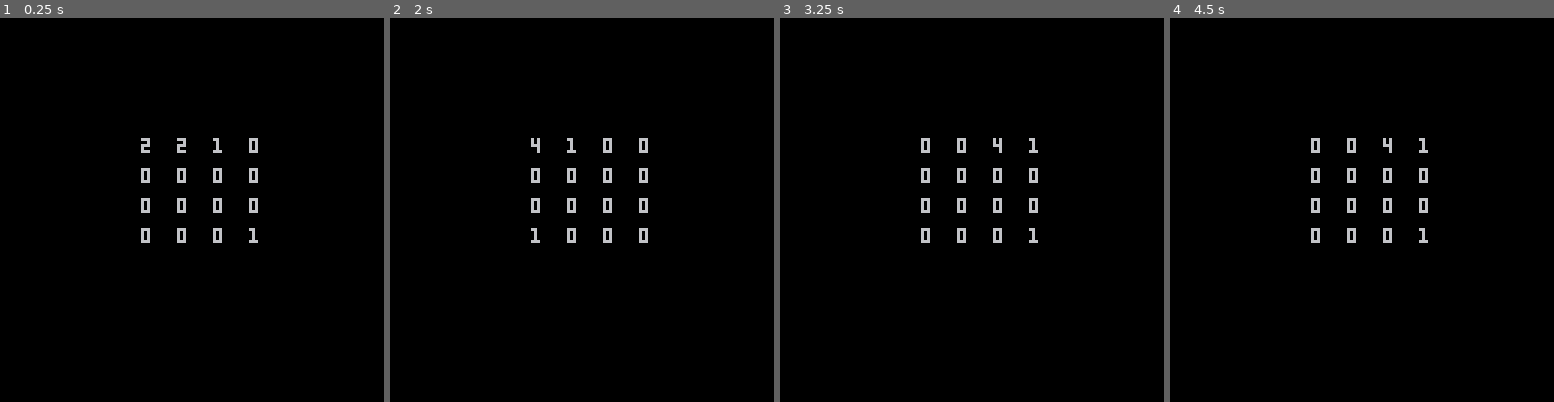
Above: before the commit, frames 1-4 (left to right).
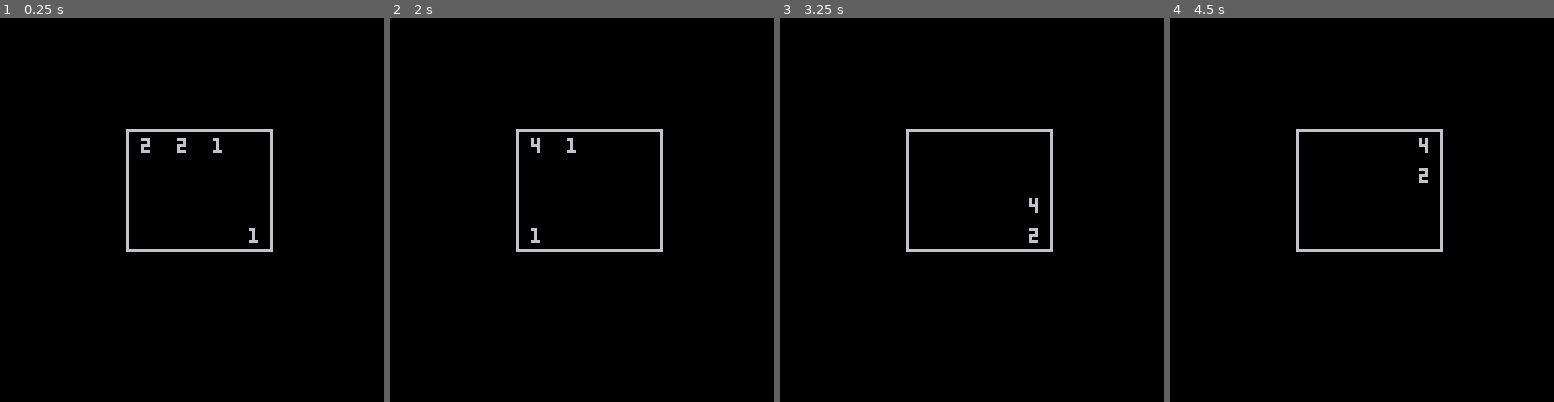
Above: after the commit, the same moments.

Repository: kdiab/carts
Game: PICO-8 cartridge 2048/2048.p8
Two runs of this game, one before a commit and one after it. Both use one fixed random seed, a clock stepped at 60 frames per second and the inputs below.
Inputs:
- Up to frame 1 (0.25 s): no input
- Up to frame 2 (2 s): hold Left from 1.97 s (still down)
- Up to frame 3 (3.25 s): release Left at 2.37 s; hold Down 2.42-2.82 s; hold Right from 2.87 s (still down)
- Up to frame 4 (4.5 s): release Right at 3.53 s; hold Up 3.58-4.08 s; hold Right from 4.13 s (still down)

The runs differ from the first frame. In frame 1, 2.0% of the frame differs, in the area x 32-72%, y 28-61%; in frame 2, 2.0%; in frame 3, 2.1%; in frame 4, 2.1%.

Commit message:
movement + grid box

Diff:
--- a/2048/2048.p8
+++ b/2048/2048.p8
@@ -41,15 +41,33 @@
 		if btn(⬅️) then
 				move_left()
 		end
+		if btn(⬆️) then
+				move_up()
+		end
+		if btn(⬇️) then
+				move_down()
+		end
 end
 
 function draw_grid()
 local y = 40
 local x = 35
+local gx = 42
+local gy = 37
+local gx1 = gx+(12*4)
+local gy1 = gy+(10*4)
+line(gx,gy,gx1,gy) --top
+line(gx,gy,gx,gy1) --left
+line(gx,gy1,gx1,gy1) --bottom
+line(gx1,gy,gx1,gy1) --right
 		for i=1, #grid do
 				for j=1, #grid do
 						x += 12
-						print(grid[i][j],x,y)
+						if grid[i][j] == 0 then
+								print(" ",x,y)
+						else
+								print(grid[i][j],x,y)
+						end
 				end
 				x=35
 				y += 10
@@ -60,7 +78,7 @@
 		for i=1, #grid do
 				for pass=1, #grid -1 do
 						for j=#grid, 2, -1 do
-							swap(i,j-1,j)
+							swap_h(i,j-1,j)
 						end
 				end
 		end
@@ -70,13 +88,33 @@
 		for i=1, #grid do
 				for pass=1, #grid -1 do
 						for j=1, #grid-1, 1 do
-							swap(i,j+1,j)
+							swap_h(i,j+1,j)
 						end
 				end
 		end
 end
 
-function swap(row,c1,c2)
+function move_down()
+		for i=1, #grid do
+				for pass=1, #grid -1 do
+						for j=1, #grid-1, 1 do
+							swap_v(j,j+1,i)
+						end
+				end
+		end
+end
+
+function move_up()
+		for i=1, #grid do
+				for pass=1, #grid -1 do
+						for j=#grid, 2, -1 do
+							swap_v(j,j-1,i)
+						end
+				end
+		end
+end
+
+function swap_h(row,c1,c2)
 		if grid[row][c2] == grid[row][c1] then
 				grid[row][c1] += grid[row][c2]
 				grid[row][c2] = 0
@@ -85,6 +123,18 @@
 				local tmp = grid[row][c1]
 				grid[row][c1] = grid[row][c2]
 				grid[row][c2] = tmp
+		end
+end
+
+function swap_v(r1,r2,col)
+		if grid[r1][col] == grid[r2][col] then
+				grid[r1][col] += grid[r2][col]
+				grid[r2][col] = 0
+		end
+		if grid[r2][col] == 0 then
+				local tmp = grid[r1][col]
+				grid[r1][col] = grid[r2][col]
+				grid[r2][col] = tmp
 		end
 end
 -->8
